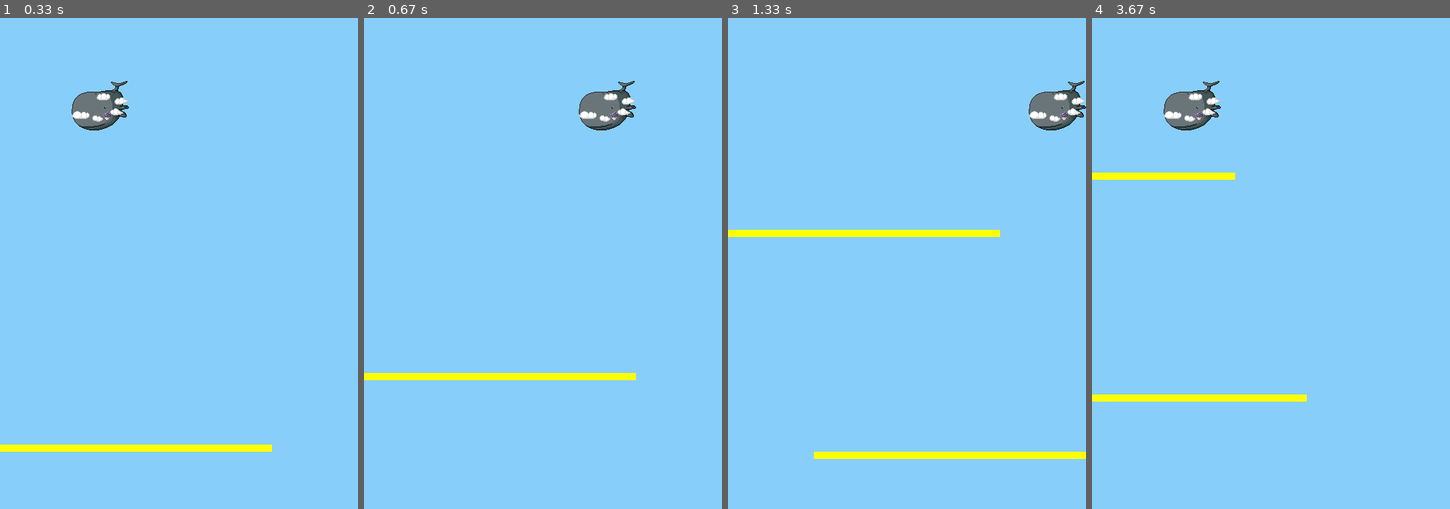
Above: before the commit, frames 1-4 (left to right).
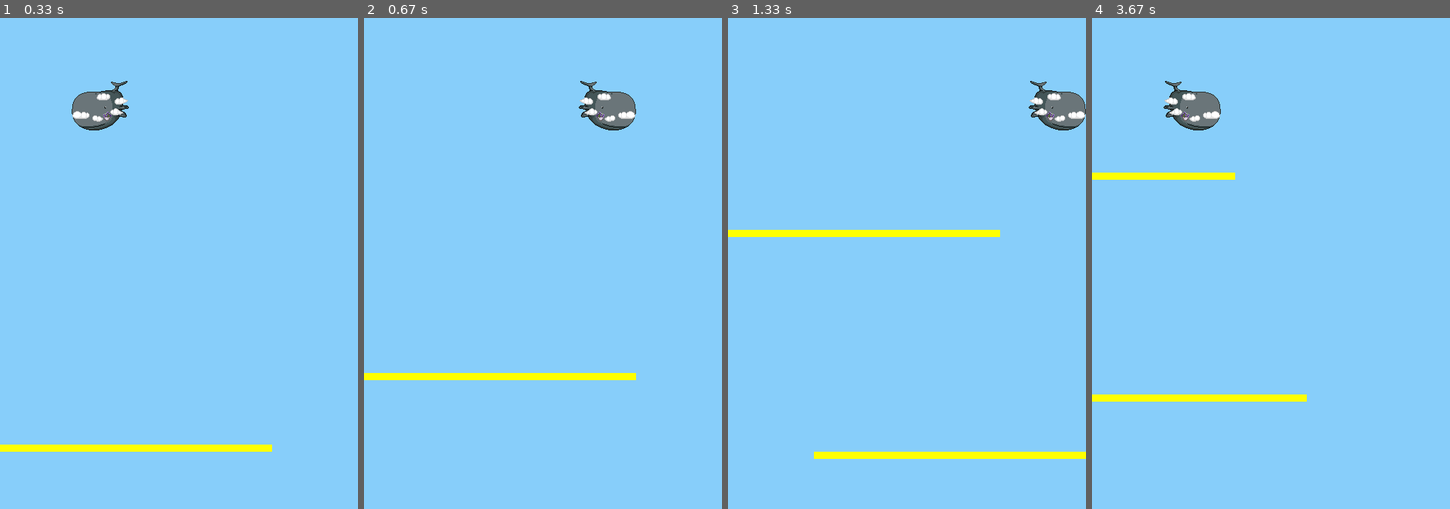
Above: after the commit, the same moments.

Repository: thinkJD/pygame_DownFall
Game: pygame game, started from DownFall.py
The game is run twice, just before and just after one commit, with the same random seed, the same clock (stepped at 60 frames per second) and the same inputs. The source is Python 2; it was converted automatically to run under Python 3.
Inputs:
- Up to frame 1 (0.33 s): no input
- Up to frame 2 (0.67 s): hold Right from 0.33 s (still down)
- Up to frame 3 (1.33 s): release Right at 0.8 s; hold Right 0.83-1.3 s
- Up to frame 4 (3.67 s): hold Left 1.33-1.87 s; hold Left 1.9-2.3 s; hold Left 3-3.47 s; hold Right from 3.5 s (still down)

Frame 1 is identical in both runs. In frame 2, 0.9% of the frame differs, in the area x 60-76%, y 12-23%; in frame 3, 0.9%; in frame 4, 0.9%.

Commit message:
Some typos removed new feature
The player sprite has now two pictures for left and right.
changed from relative paths to os.path.join

Diff:
--- a/player.py
+++ b/player.py
@@ -1,4 +1,5 @@
 import pygame
+import os.path
 
 class Player(pygame.sprite.Sprite):
     screen = None
@@ -6,12 +7,18 @@
     change_y = 20
     max_height = 0
     max_width = 0
-    movement = "undefined"
     rect = None
+    image_player_left = None
+    image_player_right = None
+    image_player_death = None
 
     def __init__(self, screen, pos_x, pos_y):
         pygame.sprite.Sprite.__init__(self)
-        self.image = pygame.image.load("./Grapics/spriteSplayer.png")
+        # load pictures
+        base_path = os.path.dirname(__file__)
+        self.image_player_right = pygame.image.load(os.path.join(base_path, "Graphics/", "player_right.png"))
+        self.image_player_left = pygame.image.load(os.path.join(base_path, "Graphics/", "player_left.png"))
+        self.image = self.image_player_left
         self.rect = self.image.get_rect()
         self.rect.x = pos_x
         self.rect.y = pos_y
@@ -29,11 +36,13 @@
     def update(self):
         key = pygame.key.get_pressed()
         if key[pygame.K_LEFT]:
+            self.image = self.image_player_left
             if self.rect.left - self.change_x >= 0:
                 self.rect.x -= self.change_x
             else:
                 self.rect.x = 0
         if key[pygame.K_RIGHT]:
+            self.image = self.image_player_right
             if self.rect.right + self.change_x <= self.max_width:
                 self.rect.x += self.change_y
             else:
Renamed: Grapics/spriteSplayer.png -> Graphics/player_left.png
Binary file added: Graphics/player_right.png
